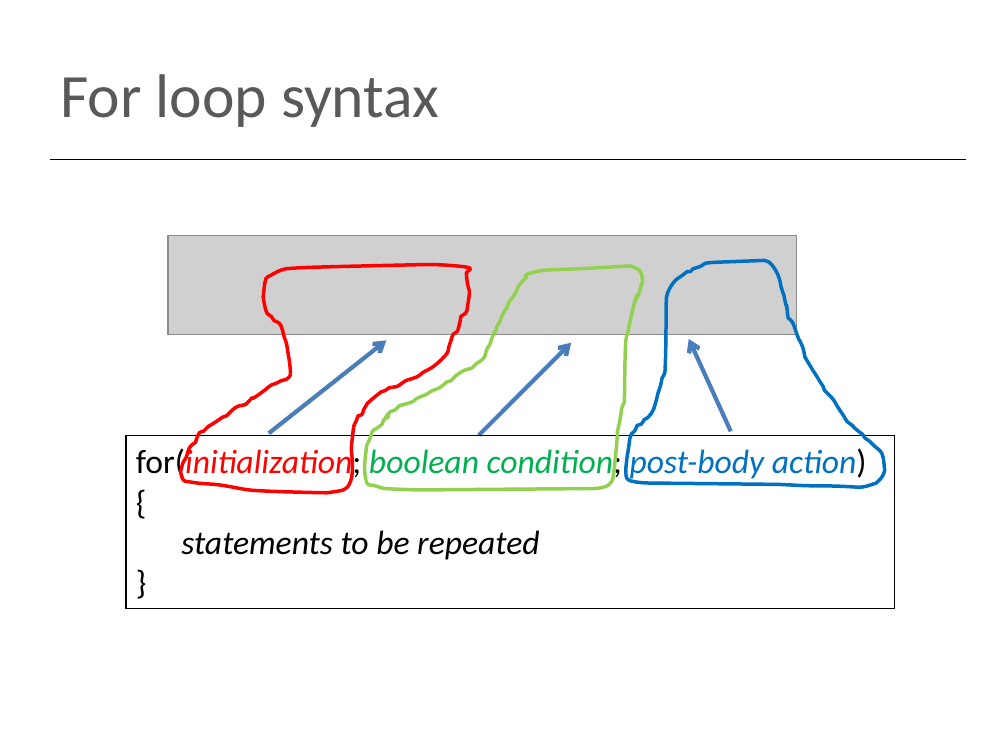
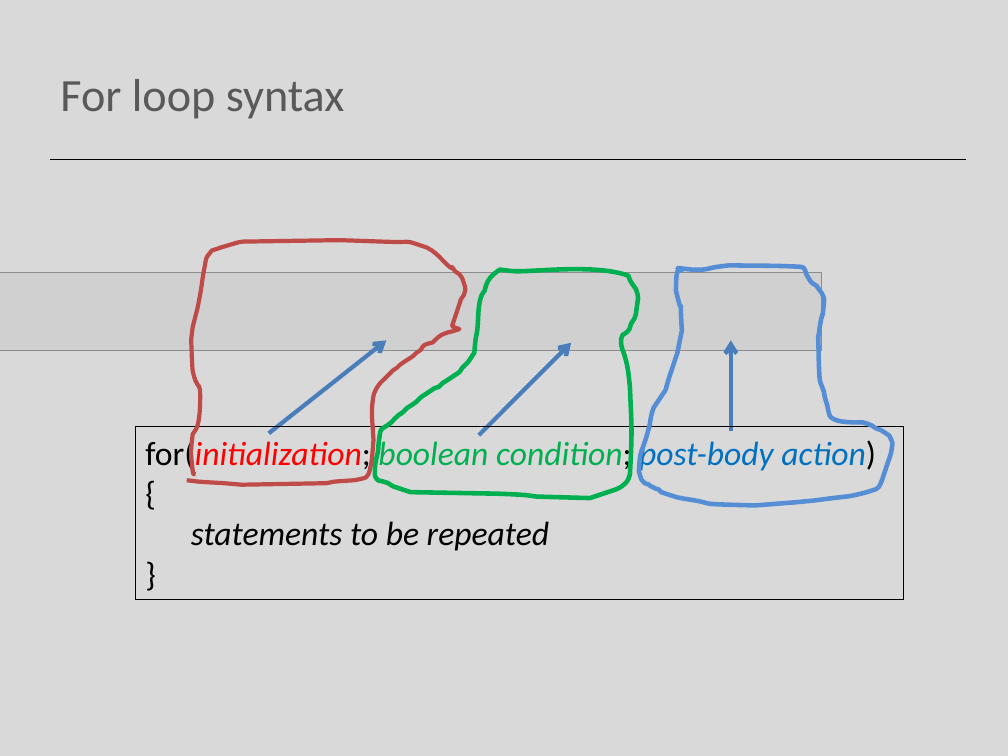
Before and after one commit to Programming-Fundamentals-SETU/prog-fund-1-sept-25, a slide deck: slide 8 of topic05-loops/unit-1-lectures/talk-2-iteration-for/b-iteration-for.pptx (slide 7 before the commit). Drawn at 1008x756 pixels with LibreOffice and Linux fonts; fonts in the diff are those of the drawing; grey boxes stand for pictures. Boxes give left, top, right and bottom in pixels: in the first picture for what was removed or moved away, otherwise in the second. Text is boxed around its words. In the diff, an @@ line names an element or a change of style, - is before the commit and + after.

```diff
--- a/topic05-loops/unit-1-lectures/talk-2-iteration-for/b-iteration-for.pptx
+++ b/topic05-loops/unit-1-lectures/talk-2-iteration-for/b-iteration-for.pptx
@@ background #FFFFFF to #D9D9D9 @@
@@ title "For loop syntax" at [60,79,345,119]: size 44 to 33 pt @@
@@ picture removed at [168,235,797,335] @@
@@ freeform shape: place and size @@
-freeform shape at [180,264,471,492]
+freeform shape at [186,240,465,485]
@@ freeform shape at [186,240,465,485]: outline #FF0000 2.5 pt to #BF4C48 3 pt @@
@@ freeform shape: place and size @@
-freeform shape at [365,266,643,490]
+freeform shape at [375,269,638,498]
@@ freeform shape at [375,269,638,498]: outline #92D050 2.5 pt to #00B050 3.25 pt @@
@@ freeform shape: place and size @@
-freeform shape at [626,260,885,487]
+freeform shape at [639,265,893,505]
@@ freeform shape at [639,265,893,505]: outline #0070C0 2.5 pt to #558ED5 3.25 pt @@
@@ picture added at [0,272,822,351] @@
@@ arrow moved from (731, 431) - (688, 339) to (731, 431) - (731, 341) @@
@@ rectangle "for(initialization; boolean condition; post-body action)": place and size @@
-rectangle "for(initialization; boolean condition; post-body action)" at [126,435,894,609]
+rectangle "for(initialization; boolean condition; post-body action)" at [135,426,903,600]
```
Also in this commit, not shown: 15 other slides changed, 4 slides added, 17 slides removed, 6 other files.
